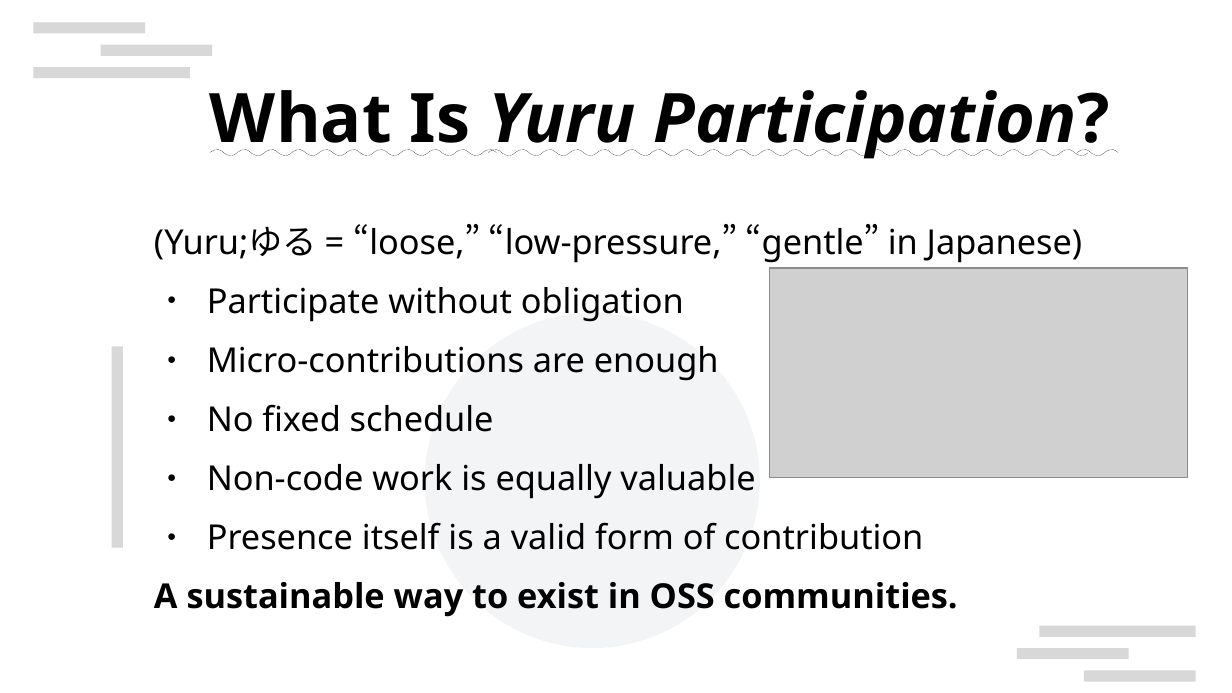
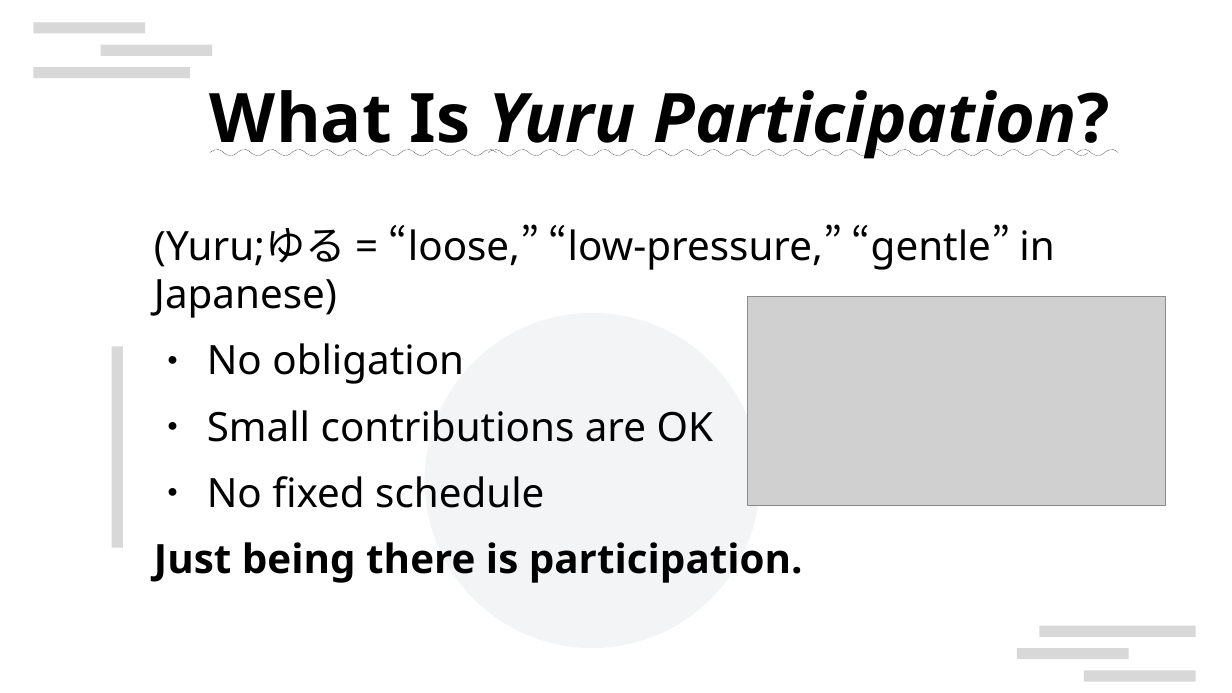
Before and after one commit to naruoga/presentations, a slide deck: slide 7 of FOSSASIA2026-yuru-participation.odp (slide 6 before the commit). Drawn at 1232x693 pixels with LibreOffice and Linux fonts; fonts in the diff are those of the drawing; grey boxes stand for pictures; background and template pictures are left out. Boxes give left, top, right and bottom in pixels: in the first picture for what was removed or moved away, otherwise in the second. Text is boxed around its words. In the diff, an @@ line names an element or a change of style, - is before the commit and + after.

```diff
--- a/FOSSASIA2026-yuru-participation.odp
+++ b/FOSSASIA2026-yuru-participation.odp
@@ text at [154,224,1054,508]: size 22.1 to 26 pt in "(Yuru;ゆる = “loose,” “low-pressure,” “gentle” in Japanese)", "No fixed schedule" @@
@@ picture: place and size @@
-picture at [770,268,1188,477]
+picture at [748,296,1166,505]
@@ text at [207,343,714,442]: text changed; size 22.1 to 26 pt @@
-● Participate without obligation
-● Micro-contributions are enough
+● No obligation
+● Small contributions are OK
@@ text at [154,542,803,583]: text changed; size 22.1 to 26 pt; bold on @@
-● Non-code work is equally valuable
-● Presence itself is a valid form of contribution
-A sustainable way to exist in OSS communities.
+Just being there is participation.
```
Also in this commit, not shown: 9 other slides changed, 1 slide added.
